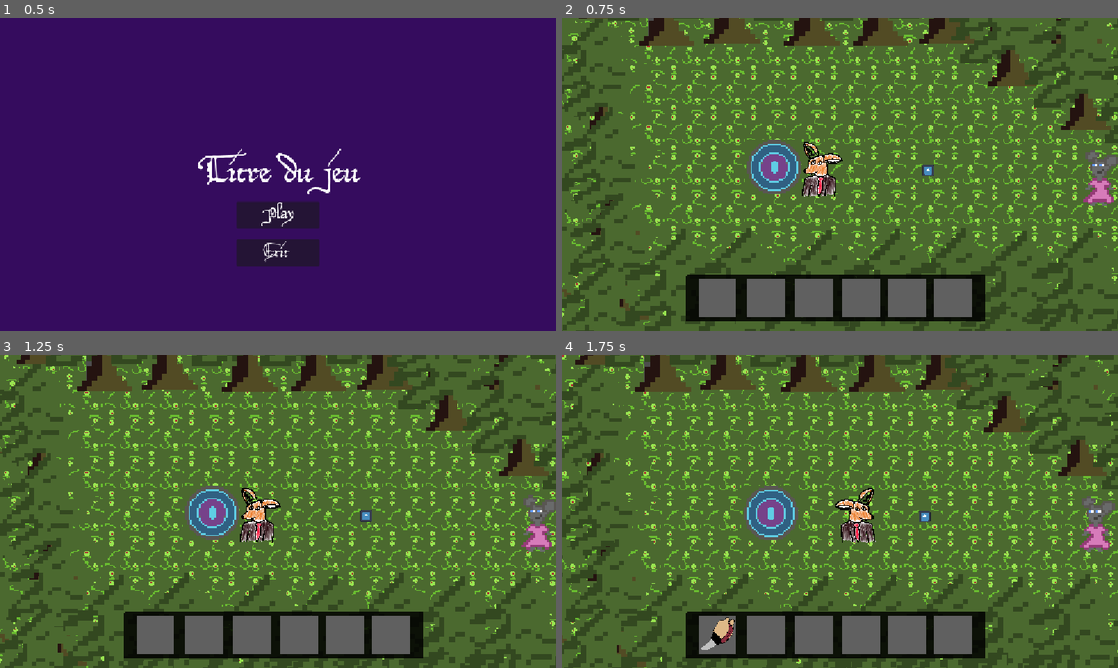
Above: before the commit, frames 1-4 (two rows, left to right).
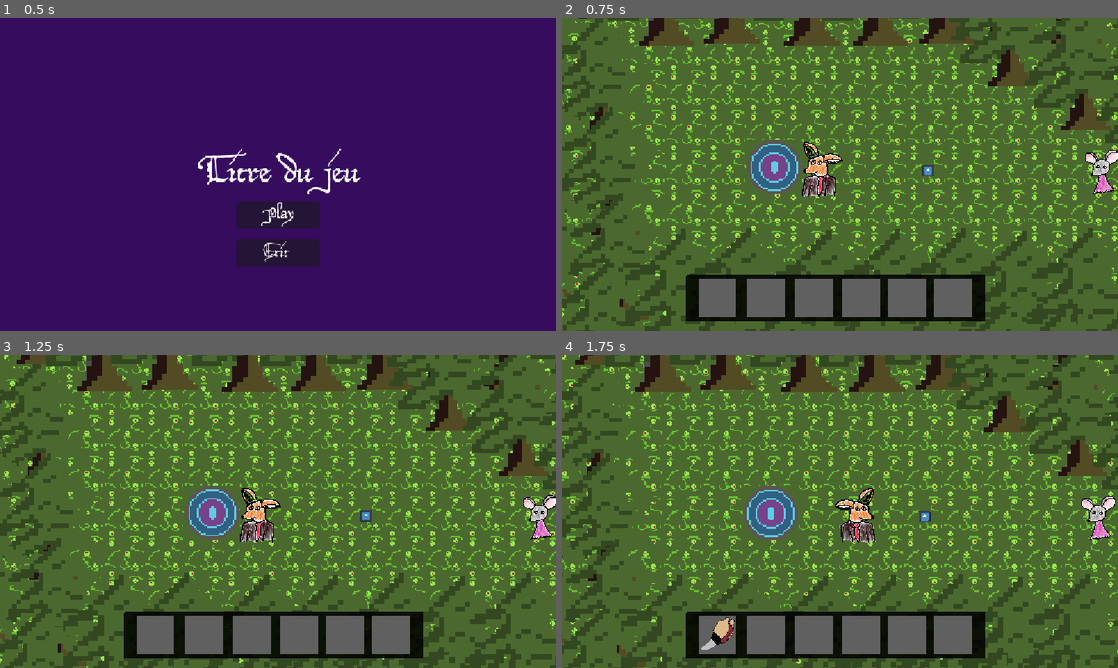
Above: after the commit, the same moments.

Repository: ygrecky/GameJam1
Game: Godot game, scene res://scenes/game_controller.tscn
Two runs of this game, one before a commit and one after it. Both use one fixed random seed, a clock stepped at 60 frames per second and the inputs below. The engine's default icon, where the game draws it, is replaced by a stand-in: a white triangle on a blue panel in a dark square.
Inputs (mouse positions are in pixels of both pictures, inside the frame that each line leads up to):
- Up to frame 1 (0.5 s): no input
- Up to frame 2 (0.75 s): click (840, 215) at 0.5 s
- Up to frame 3 (1.25 s): no input
- Up to frame 4 (1.75 s): hold Right (right) from 1.28 s (still down); hold 1 (Slot 1) from 1.28 s (still down)

Frame 1 is identical in both runs. In frame 2, 0.7% of the frame differs, in the area x 93-100%, y 42-60%; in frame 3, 0.7%; in frame 4, 0.7%, in the area x 93-100%, y 45-63%.

Commit message:
fix bug et place du village

Diff:
--- /dev/null
+++ b/scenes/Decoration/chemin_en_t.tscn
@@ -0,0 +1,16 @@
+[gd_scene format=3 uid="uid://dumw8xc8iqs2n"]
+
+[ext_resource type="PackedScene" uid="uid://csql6brr1dlkx" path="res://scenes/Decoration/chemin.tscn" id="1_52n34"]
+[ext_resource type="Texture2D" uid="uid://bljbas00yub5o" path="res://assets/tiles/tile_chemin_en_T.png" id="2_5sqby"]
+
+[node name="Chemin en T" type="Node2D" unique_id=1644778702]
+
+[node name="Chemin" parent="." unique_id=1271939013 instance=ExtResource("1_52n34")]
+position = Vector2(1874, 109)
+
+[node name="Sprite2D" type="Sprite2D" parent="." unique_id=283723918]
+
+[node name="TileCheminEnT" type="Sprite2D" parent="." unique_id=763779769]
+position = Vector2(2625, 111)
+scale = Vector2(12.94, 12.94)
+texture = ExtResource("2_5sqby")
--- /dev/null
+++ b/scenes/Decoration/tile_chemin_tournant.tscn
@@ -0,0 +1,10 @@
+[gd_scene format=3 uid="uid://8ti3h7q5uibo"]
+
+[ext_resource type="Texture2D" uid="uid://bljbas00yub5o" path="res://assets/tiles/tile_chemin_en_T.png" id="1_rpthw"]
+
+[node name="tile_chemin_tournant" type="Node2D" unique_id=960793606]
+
+[node name="Sprite2D" type="Sprite2D" parent="." unique_id=1079730249]
+position = Vector2(0.99999994, -0.99999994)
+scale = Vector2(5, 5)
+texture = ExtResource("1_rpthw")
--- a/scenes/Levels/Forêt.tscn
+++ b/scenes/Levels/Forêt.tscn
@@ -49,8 +49,8 @@
 
 [node name="pnj" parent="." unique_id=281381040 instance=ExtResource("6_twwjl")]
 position = Vector2(994, 4.7683716e-07)
-scale = Vector2(1.29, 1.29)
 script = ExtResource("8_epbjm")
+image_link = "res://assets/Personnages/souris transp.png"
 
 [node name="Bordure forêt7" parent="." unique_id=2057129823 instance=ExtResource("1_0tc75")]
 position = Vector2(160, -603)
--- a/scenes/Levels/Place village.tscn
+++ b/scenes/Levels/Place village.tscn
@@ -4,7 +4,6 @@
 [ext_resource type="PackedScene" uid="uid://b4q1fjw45e8nh" path="res://scenes/Decoration/sol.tscn" id="2_vkgck"]
 [ext_resource type="PackedScene" uid="uid://cjt3cvbpfol0c" path="res://scenes/Decoration/gros sol.tscn" id="3_o2a7o"]
 [ext_resource type="PackedScene" uid="uid://c85teiosuenrx" path="res://scenes/pnj.tscn" id="4_t8uv5"]
-[ext_resource type="Script" uid="uid://dbkwm5rarlq06" path="res://scripts/boite_texte.gd" id="5_4hvs0"]
 [ext_resource type="PackedScene" uid="uid://csql6brr1dlkx" path="res://scenes/Decoration/chemin.tscn" id="5_kquo5"]
 [ext_resource type="PackedScene" uid="uid://bj3lnj4da6ult" path="res://scenes/Decoration/Maison.tscn" id="6_4hvs0"]
 [ext_resource type="PackedScene" uid="uid://c0tk2qqokmxjw" path="res://scenes/bloc_magnétique.tscn" id="7_0dq5c"]
@@ -15,22 +14,7 @@
 [ext_resource type="PackedScene" uid="uid://dxoqlvh3iwc81" path="res://scenes/Decoration/puit.tscn" id="13_rhp8x"]
 [ext_resource type="PackedScene" uid="uid://rfwu7hewpvwa" path="res://scenes/Decoration/fontaine.tscn" id="14_2d8mv"]
 [ext_resource type="PackedScene" uid="uid://bf7i54xbyggli" path="res://scenes/Decoration/bordure_foret_verticale.tscn" id="15_rhp8x"]
-[ext_resource type="Script" uid="uid://uhnbr4rrjc57" path="res://scripts/pnj_départ.gd" id="16_2d8mv"]
-
-[sub_resource type="PackedScene" id="PackedScene_0dq5c"]
-_bundled = {
-"conn_count": 1,
-"conns": PackedInt32Array(1073741831, 1073741830, 37, 36, 2, 0, 0),
-"editable_instances": [],
-"id_paths": [PackedInt32Array(), PackedInt32Array(), PackedInt32Array(), PackedInt32Array(), PackedInt32Array(), PackedInt32Array(), PackedInt32Array(), PackedInt32Array()],
-"names": PackedStringArray("TextBox", "CanvasLayer", "script", "Control", "Control", "layout_mode", "anchor_top", "anchor_right", "anchor_bottom", "offset_left", "offset_top", "offset_right", "offset_bottom", "VBoxContainer", "VBoxContainer", "layout_mode", "anchors_preset", "anchor_right", "anchor_bottom", "grow_horizontal", "grow_vertical", "alignment", "SpriteCharacter", "Sprite2D", "position", "Name", "Label", "layout_mode", "Text", "Label", "layout_mode", "text", "Button", "Button", "layout_mode", "text", "Next", "button_down"),
-"node_count": 7,
-"node_ids": PackedInt32Array(1665444524, 805666904, 1729559496, 16664767, 447514456, 740199049, 1800235023),
-"node_paths": [NodePath("."), NodePath("./Control"), NodePath("./Control/VBoxContainer"), NodePath("./Control/VBoxContainer"), NodePath("./Control/VBoxContainer"), NodePath("./Control/VBoxContainer"), NodePath("."), NodePath("Control/VBoxContainer/Button")],
-"nodes": PackedInt32Array(-1, -1, 1, 0, -1, 1, 2, 0, 0, 1073741824, 0, 4, 3, -1, 8, 5, 1, 6, 2, 7, 3, 8, 4, 9, 5, 10, 6, 11, 7, 12, 8, 0, 1073741825, 0, 14, 13, -1, 7, 15, 9, 16, 10, 17, 11, 18, 12, 19, 13, 20, 14, 21, 15, 0, 1073741826, 0, 23, 22, -1, 1, 24, 16, 0, 1073741827, 0, 26, 25, -1, 1, 27, 17, 0, 1073741828, 0, 29, 28, -1, 2, 30, 18, 31, 19, 0, 1073741829, 0, 33, 32, -1, 2, 34, 20, 35, 21, 0),
-"variants": [ExtResource("5_4hvs0"), 3, 0.71500003, 1.0, 1.006, 3.0, -465.32, 1.0, 0.11199951, 1, 15, 1.0, 1.0, 2, 2, 2, Vector2(140, 471), 2, 2, "eiércgieérlczliebclcwzihrvucihrz", 2, "Next"],
-"version": 3
-}
+[ext_resource type="PackedScene" uid="uid://8ti3h7q5uibo" path="res://scenes/Decoration/tile_chemin_tournant.tscn" id="16_2d8mv"]
 
 [node name="PlaceVillage" type="Node2D" unique_id=190258638]
 
@@ -63,7 +47,7 @@
 position = Vector2(1968, 0)
 
 [node name="Maison3" parent="Gros sol" unique_id=1596774400 instance=ExtResource("6_4hvs0")]
-position = Vector2(2629.0002, 424.00003)
+position = Vector2(2699.0002, 438)
 scale = Vector2(10, 10)
 
 [node name="Chemin" parent="Gros sol" unique_id=1271939013 instance=ExtResource("5_kquo5")]
@@ -89,9 +73,9 @@
 position = Vector2(5895, -11)
 
 [node name="pnj" parent="." unique_id=281381040 instance=ExtResource("4_t8uv5")]
-position = Vector2(959, -220)
-scale = Vector2(1.29, 1.29)
-text_box = SubResource("PackedScene_0dq5c")
+position = Vector2(1011.00006, -235)
+scale = Vector2(2.98, 2.98)
+image_link = "res://assets/Personnages/souris transp.png"
 
 [node name="Maison" parent="." unique_id=59623987 instance=ExtResource("6_4hvs0")]
 position = Vector2(653, -387.99994)
@@ -136,10 +120,10 @@
 rotation = -1.5707964
 
 [node name="Puit" parent="." unique_id=1140440893 instance=ExtResource("13_rhp8x")]
-position = Vector2(3080, 62)
+position = Vector2(2942, -181)
 
 [node name="Fontaine" parent="." unique_id=1356898558 instance=ExtResource("14_2d8mv")]
-position = Vector2(2830, 1531.9999)
+position = Vector2(2858.9998, 1913)
 scale = Vector2(1.755, 1.755)
 
 [node name="Bordure foret verticale" parent="." unique_id=477169209 instance=ExtResource("15_rhp8x")]
@@ -162,8 +146,53 @@
 position = Vector2(-125, 2879)
 scale = Vector2(1.895, 1.895)
 
-[node name="pnj2" parent="." unique_id=1666833252 instance=ExtResource("4_t8uv5")]
-position = Vector2(1256, -245)
-scale = Vector2(0.02, 0.02)
-script = ExtResource("16_2d8mv")
-image_link = "res://assets/Personnages/souris.jpg"
+[node name="tile_chemin_tournant" parent="." unique_id=960793606 instance=ExtResource("16_2d8mv")]
+position = Vector2(2142, 36)
+scale = Vector2(2.425, 2.425)
+
+[node name="tile_chemin_tournant2" parent="." unique_id=1795786529 instance=ExtResource("16_2d8mv")]
+position = Vector2(1798, 68.00012)
+rotation = 3.1415927
+scale = Vector2(2.49, 2.49)
+
+[node name="Chemin3" parent="." unique_id=459566223 instance=ExtResource("5_kquo5")]
+position = Vector2(2880, 9)
+
+[node name="Chemin4" parent="." unique_id=1933248949 instance=ExtResource("5_kquo5")]
+position = Vector2(3927, 6)
+
+[node name="tile_chemin_tournant3" parent="." unique_id=15712333 instance=ExtResource("16_2d8mv")]
+position = Vector2(4082, 15)
+scale = Vector2(2.18, 2.18)
+
+[node name="tile_chemin_tournant4" parent="." unique_id=1941920257 instance=ExtResource("16_2d8mv")]
+position = Vector2(3617, 1228)
+scale = Vector2(2.18, 2.18)
+
+[node name="Chemin5" parent="." unique_id=1029818583 instance=ExtResource("5_kquo5")]
+position = Vector2(3627, 1937)
+rotation = 1.5707964
+
+[node name="tile_chemin_tournant5" parent="." unique_id=602192115 instance=ExtResource("16_2d8mv")]
+position = Vector2(2148, 1235)
+rotation = -1.5707964
+scale = Vector2(2.18, 2.18)
+
+[node name="Chemin6" parent="." unique_id=821761867 instance=ExtResource("5_kquo5")]
+position = Vector2(2159, 1927)
+rotation = 1.5707964
+
+[node name="Chemin virage2" parent="." unique_id=116358973 instance=ExtResource("11_d4wbx")]
+position = Vector2(1692, 3040)
+
+[node name="Node2D3" parent="." unique_id=865819399 instance=ExtResource("12_n1env")]
+position = Vector2(10, 1459)
+
+[node name="Maison5" parent="." unique_id=968460437 instance=ExtResource("6_4hvs0")]
+position = Vector2(1575.0002, 1960)
+scale = Vector2(10, 10)
+
+[node name="Chemin virage3" parent="." unique_id=604175554 instance=ExtResource("11_d4wbx")]
+position = Vector2(3631, 2668)
+rotation = 3.1415927
+scale = Vector2(11.755, 11.755)
--- a/scenes/pnj.tscn
+++ b/scenes/pnj.tscn
@@ -2,25 +2,26 @@
 
 [ext_resource type="Script" uid="uid://bbyw1y6o1di1w" path="res://scripts/pnj.gd" id="1_xg58l"]
 [ext_resource type="PackedScene" uid="uid://cs6uqe11x4rm3" path="res://scenes/boite_texte.tscn" id="2_3is8m"]
-[ext_resource type="Texture2D" uid="uid://bvl85ybt41gdr" path="res://assets/Personnages/souris_pixel.png" id="3_3is8m"]
+[ext_resource type="Texture2D" uid="uid://dy2mog5dvqljg" path="res://assets/Personnages/souris transp.png" id="3_3is8m"]
 
 [sub_resource type="RectangleShape2D" id="RectangleShape2D_ayuyq"]
-size = Vector2(86, 83)
+size = Vector2(86, 81.7153)
 
 [node name="pnj" type="CharacterBody2D" unique_id=281381040 node_paths=PackedStringArray("sprite")]
 z_index = 5
-position = Vector2(200, 200)
-scale = Vector2(1.66, 1.66)
+position = Vector2(1.0000153, 13.000015)
+scale = Vector2(2.25, 2.25)
 script = ExtResource("1_xg58l")
 text_box = ExtResource("2_3is8m")
 image_link = "res://assets/Personnages/souris_pixel.png"
 sprite = NodePath("Sprite2D")
 
 [node name="CollisionShape2D" type="CollisionShape2D" parent="." unique_id=1291735682]
-position = Vector2(-5, 63.5)
-scale = Vector2(0.845, 0.845)
+position = Vector2(-1.8072379, 5.4216843)
+scale = Vector2(0.875, 0.875)
 shape = SubResource("RectangleShape2D_ayuyq")
 
 [node name="Sprite2D" type="Sprite2D" parent="." unique_id=156503641]
-scale = Vector2(6.395, 6.395)
+position = Vector2(-4.216878, 4.2168694)
+scale = Vector2(0.035, 0.035)
 texture = ExtResource("3_3is8m")
--- a/scripts/pnj.gd
+++ b/scripts/pnj.gd
@@ -17,6 +17,7 @@
 
 
 func talk_to():
+	print(self)
 	var bdd = text_box.instantiate()
 	bdd.speakerPnj = self
 	bdd.dialogue = dialogue
